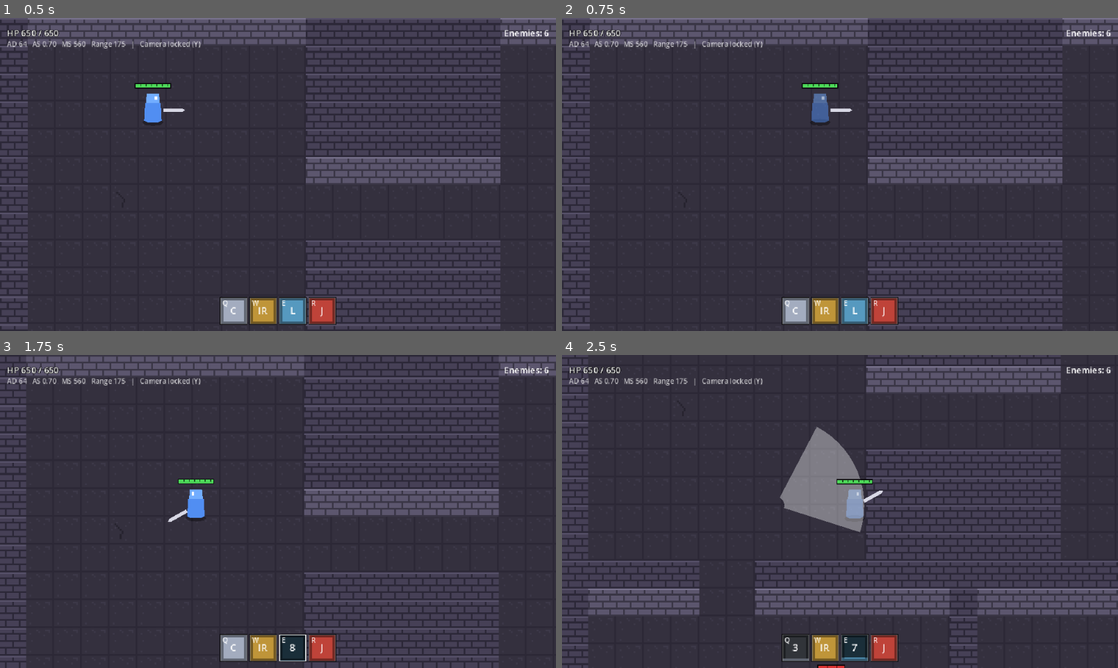
Above: before the commit, frames 1-4 (two rows, left to right).
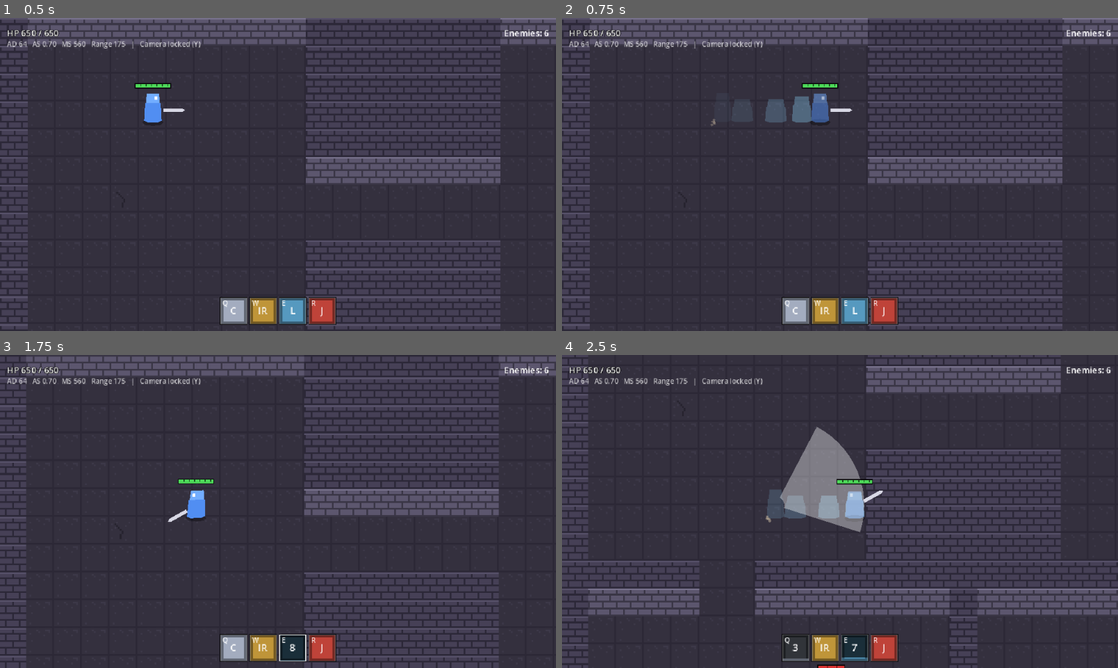
Above: after the commit, the same moments.

Repository: RyanAndrewsJR/uhgame
Game: Godot game, scene res://scenes/main.tscn
The game is run twice, just before and just after one commit, with the same random seed, the same clock (stepped at 60 frames per second) and the same inputs.
Inputs (mouse positions are in pixels of both pictures, inside the frame that each line leads up to):
- Up to frame 1 (0.5 s): no input
- Up to frame 2 (0.75 s): tap Enter at 0.5 s; move the mouse to (962, 158) at 0.52 s; hold D (move_right) from 0.53 s (still down); tap Space (dash) at 0.6 s
- Up to frame 3 (1.75 s): move the mouse to (166, 527) at 1.27 s; release D (move_right) at 1.28 s; hold S (move_down) from 1.28 s (still down); tap E (ability_e) at 1.35 s; tap Space (dash) at 1.55 s
- Up to frame 4 (2.5 s): move the mouse to (895, 442) at 2.02 s; release S (move_down) at 2.03 s; hold D (move_right) from 2.03 s (still down); tap Q (ability_q) at 2.1 s; tap Space (dash) at 2.3 s

Frame 1 is identical in both runs. In frame 2, 0.5% of the frame differs, in the area x 26-48%, y 24-35%; in frame 3, less than 0.1%; in frame 4, 1.0%, in the area x 36-55%, y 42-54%.

Commit message:
added basic movement feedback. Movement v0.1

Diff:
--- a/game/scenes/enemies/slime.tscn
+++ b/game/scenes/enemies/slime.tscn
@@ -7,6 +7,7 @@
 [ext_resource type="Script" path="res://scripts/components/auto_attack_component.gd" id="5_attack"]
 [ext_resource type="Resource" path="res://data/units/slime.tres" id="6_stats"]
 [ext_resource type="Script" path="res://scripts/ui/health_bar.gd" id="7_bar"]
+[ext_resource type="Script" path="res://scripts/vfx/movement_vfx_component.gd" id="8_movement_vfx"]
 
 [sub_resource type="CircleShape2D" id="CircleShape2D_body"]
 radius = 14.0
@@ -80,3 +81,8 @@
 position = Vector2(0, -32)
 script = ExtResource("7_bar")
 width = 30.0
+
+[node name="MovementVFXComponent" type="Node2D" parent="."]
+script = ExtResource("8_movement_vfx")
+walk_bob_px = 0.0
+reversal_dust = false
--- a/game/scenes/player/player.tscn
+++ b/game/scenes/player/player.tscn
@@ -14,6 +14,7 @@
 [ext_resource type="Resource" path="res://data/abilities/knight_r_judgement.tres" id="13_r"]
 [ext_resource type="Script" path="res://scripts/player/player_input.gd" id="14_input"]
 [ext_resource type="Script" path="res://scripts/components/dash_component.gd" id="15_dash"]
+[ext_resource type="Script" path="res://scripts/vfx/movement_vfx_component.gd" id="16_movement_vfx"]
 
 [sub_resource type="CircleShape2D" id="CircleShape2D_body"]
 radius = 11.0
@@ -96,3 +97,6 @@
 script = ExtResource("8_bar")
 width = 40.0
 fill_color = Color(0.3, 0.85, 0.35, 1)
+
+[node name="MovementVFXComponent" type="Node2D" parent="."]
+script = ExtResource("16_movement_vfx")
--- /dev/null
+++ b/game/scripts/vfx/movement_vfx_component.gd
@@ -0,0 +1,485 @@
+class_name MovementVFXComponent
+extends Node2D
+## Movement feedback for a Unit (docs/MOVEMENT.md, Feel pass F3).
+## VFX only: never changes gameplay state.
+##
+## - Dash (DashComponent signals): the Body stretches along the dash, then
+##   squashes when the dash ends; afterimages; a dust puff at the start.
+## - Walking: a small bob whose rate follows the walking speed, and a dust
+##   puff on a sharp reversal.
+## - Any other displacement (knockback, Lunge): the Body stretches along
+##   the push, scaled by the current speed.
+##
+## How the Body is deformed: only while the frame is drawn. The deformation
+## is applied on RenderingServer.frame_pre_draw and undone on
+## frame_post_draw, so game code that sets body.scale / body.position (the
+## walk flip, the slime squash, death tweens) never sees it and nothing
+## fights over the Body. While enabled, the Body's own physics interpolation
+## is off so the deformation shows in full; the unit itself is still
+## interpolated, so movement stays smooth (F1).
+##
+## Works on any Body: the deformation is a transform, and afterimages are
+## copies of the Body (Polygon2D placeholders today, 8-direction sprites
+## later). Put it last among the unit's children so it reads this physics
+## frame's movement.
+
+const AFTERIMAGE_SHADER_CODE := """
+shader_type canvas_item;
+uniform vec4 tint : source_color = vec4(1.0);
+void fragment() {
+	COLOR = vec4(tint.rgb, COLOR.a * tint.a);
+}
+"""
+## Tiny y offsets (px) so y-sorting draws spawned effects behind the unit,
+## and afterimages behind the dust.
+const DUST_SORT_OFFSET := 0.01
+const AFTERIMAGE_SORT_OFFSET := 0.02
+
+## Off = no effects at all and the Body looks exactly as without this node.
+@export var enabled: bool = true:
+	set(value):
+		enabled = value
+		if is_node_ready():
+			_apply_enabled()
+
+## Point the Body stretches and squashes around, in the unit's space.
+## (0, 0) = the feet, so the feet stay on the shadow.
+@export var deform_pivot: Vector2 = Vector2.ZERO
+
+@export_group("Dash")
+## Body scale along × across the dash direction at the start of a dash.
+@export var dash_stretch: Vector2 = Vector2(1.25, 0.8)
+## Seconds the full stretch holds.
+@export var dash_stretch_time: float = 0.06
+## Seconds to ease back from the stretch.
+@export var dash_stretch_return_time: float = 0.08
+## Body scale along × across the dash direction when the dash ends.
+@export var dash_squash: Vector2 = Vector2(0.9, 1.1)
+## Seconds the full squash holds.
+@export var dash_squash_time: float = 0.05
+## Seconds to ease back from the squash.
+@export var dash_squash_return_time: float = 0.08
+## Afterimages per dash (the first one at the start point). 0 = none.
+@export_range(0, 10) var afterimage_count: int = 4
+## Seconds between afterimages.
+@export var afterimage_interval: float = 0.03
+## Seconds for an afterimage to fade out.
+@export var afterimage_fade_time: float = 0.15
+## Afterimage color. Alpha = starting opacity.
+@export var afterimage_color: Color = Color(0.55, 0.85, 1.0, 0.5)
+## true: afterimages are flat silhouettes in afterimage_color.
+## false: tinted copies of the Body.
+@export var afterimage_silhouette: bool = true
+## Dust puff behind the unit when a dash starts.
+@export var dash_dust: bool = true
+
+@export_group("Walking")
+## Bob height in px while walking. 0 = no bob from this node.
+@export var walk_bob_px: float = 1.0
+## Distance walked per bob, in px. The bob rate follows the walking speed.
+@export var walk_bob_stride_px: float = 40.0
+## true: this bob replaces the Body's own bob (player.gd's 2 px bob) while
+## enabled. false: it's added on top.
+@export var replace_existing_bob: bool = true
+## Dust puff when the walking direction turns sharply.
+@export var reversal_dust: bool = true
+## A turn sharper than this (degrees) counts as a reversal.
+@export_range(90.0, 180.0) var reversal_angle_deg: float = 135.0
+## The old direction must have reached this speed (px/s).
+@export var reversal_min_speed_px: float = 90.0
+## A reversal still counts if the old direction was walked this recently
+## (seconds), so letting go and pressing the other way counts too.
+@export var reversal_memory_time: float = 0.1
+## Minimum seconds between reversal puffs.
+@export var reversal_cooldown: float = 0.15
+
+@export_group("Displacement")
+## Stretch along any displacement that isn't this unit's own dash
+## (knockback, pulls, Lunge).
+@export var displaced_stretch: bool = true
+## Stretch per px/s of speed (0.0005: 400 px/s → 1.2). Across = 1 / along.
+@export var displaced_stretch_per_speed: float = 0.0005
+## Largest stretch along the push.
+@export var displaced_stretch_max: float = 1.3
+
+@export_group("Dust")
+@export var dust_color: Color = Color(0.8, 0.74, 0.64, 0.75)
+## Specks per puff.
+@export_range(1, 16) var dust_count: int = 6
+## Speck radius in px.
+@export var dust_size_px: float = 2.5
+## How far the specks fly, in px.
+@export var dust_distance_px: float = 14.0
+## Spread of the specks around their direction, in degrees.
+@export var dust_spread_deg: float = 80.0
+## Seconds a speck lives.
+@export var dust_duration: float = 0.3
+## Vertical squash of the dust's motion, so it stays on the floor in the
+## 3/4 view.
+@export var dust_y_scale: float = 0.5
+
+static var _afterimage_shader: Shader
+
+var unit: Unit
+var body: Node2D
+var movement: MovementComponent
+## Optional: only units that dash have one.
+var dash: DashComponent
+
+var _hooked: bool = false
+var _saved_interpolation_mode: Node.PhysicsInterpolationMode = Node.PHYSICS_INTERPOLATION_MODE_INHERIT
+var _saved_body_transform: Transform2D = Transform2D.IDENTITY
+var _body_changed: bool = false
+var _rng := RandomNumberGenerator.new()   # own RNG: never shifts gameplay randomness
+
+# Deformation this frame: scale along × across _deform_dir.
+var _deform_dir: Vector2 = Vector2.RIGHT
+var _deform_scale: Vector2 = Vector2.ONE
+
+# Dash
+var _dash_dir: Vector2 = Vector2.RIGHT
+var _stretch_age: float = -1.0       # < 0 = not running
+var _squash_age: float = -1.0
+var _afterimages_spawned: int = 0
+var _afterimage_clock: float = 0.0
+var _last_physics_position: Vector2 = Vector2.ZERO
+
+# Walking
+var _walk_speed_px: float = 0.0
+var _bob_phase: float = 0.0
+var _bob_offset: float = 0.0
+var _last_walk_dir: Vector2 = Vector2.ZERO
+var _run_peak_speed_px: float = 0.0   # top speed in the current direction
+var _since_walked: float = INF
+var _reversal_cooldown_left: float = 0.0
+
+
+func _ready() -> void:
+	unit = get_parent() as Unit
+	assert(unit != null, "MovementVFXComponent must be a child of a Unit")
+	# Children are ready before their parent, so the Unit's @onready vars
+	# aren't set yet. Fetch the siblings directly.
+	body = unit.get_node("Body") as Node2D
+	movement = unit.get_node("MovementComponent") as MovementComponent
+	dash = unit.get_node_or_null("DashComponent") as DashComponent
+	if dash:
+		dash.dash_started.connect(_on_dash_component_dash_started)
+		dash.dash_ended.connect(_on_dash_component_dash_ended)
+	_rng.randomize()
+	_last_physics_position = unit.global_position
+	_apply_enabled()
+
+
+func _enter_tree() -> void:
+	# Re-entering the tree (e.g. the unit was moved to another parent).
+	if is_node_ready():
+		_apply_enabled()
+
+
+func _exit_tree() -> void:
+	_unhook()
+
+
+# --- Toggle ---------------------------------------------------------------------
+
+func _apply_enabled() -> void:
+	set_process(enabled)
+	set_physics_process(enabled)
+	if enabled:
+		_last_physics_position = unit.global_position
+		_hook()
+	else:
+		_unhook()
+		_reset_state()
+
+
+func _hook() -> void:
+	if _hooked:
+		return
+	_hooked = true
+	_saved_interpolation_mode = body.physics_interpolation_mode
+	body.physics_interpolation_mode = Node.PHYSICS_INTERPOLATION_MODE_OFF
+	RenderingServer.frame_pre_draw.connect(_on_frame_pre_draw)
+	RenderingServer.frame_post_draw.connect(_on_frame_post_draw)
+
+
+func _unhook() -> void:
+	if not _hooked:
+		return
+	_hooked = false
+	_restore_body()
+	RenderingServer.frame_pre_draw.disconnect(_on_frame_pre_draw)
+	RenderingServer.frame_post_draw.disconnect(_on_frame_post_draw)
+	if is_instance_valid(body):
+		body.physics_interpolation_mode = _saved_interpolation_mode
+
+
+func _reset_state() -> void:
+	_deform_scale = Vector2.ONE
+	_stretch_age = -1.0
+	_squash_age = -1.0
+	_afterimages_spawned = afterimage_count
+	_bob_phase = 0.0
+	_bob_offset = 0.0
+	_last_walk_dir = Vector2.ZERO
+	_since_walked = INF
+
+
+# --- Dash -----------------------------------------------------------------------
+
+func _on_dash_component_dash_started(direction: Vector2) -> void:
+	if not enabled:
+		return
+	_dash_dir = direction
+	_stretch_age = 0.0
+	_squash_age = -1.0
+	_afterimages_spawned = 0
+	_afterimage_clock = 0.0
+	# Emitted before the dash moves, so this is the start point.
+	if afterimage_count > 0:
+		_spawn_afterimage(unit.global_position)
+	if dash_dust:
+		_spawn_dust(unit.global_position, -direction)
+
+
+func _on_dash_component_dash_ended() -> void:
+	if not enabled:
+		return
+	_stretch_age = -1.0
+	_squash_age = 0.0
+	_afterimages_spawned = afterimage_count
+
+
+# --- Update ---------------------------------------------------------------------
+
+func _physics_process(delta: float) -> void:
+	# Where the unit was before this physics frame moved it. The screen shows
+	# the unit between that point and now (physics interpolation), so an
+	# afterimage placed here never shows up ahead of the unit.
+	var frame_start_position := _last_physics_position
+	_last_physics_position = unit.global_position
+	if not unit.is_alive():
+		return
+	_reversal_cooldown_left -= delta
+
+	# Afterimages every afterimage_interval while dashing.
+	if dash and dash.is_dashing() and _afterimages_spawned < afterimage_count:
+		_afterimage_clock += delta
+		if _afterimage_clock >= afterimage_interval * _afterimages_spawned - 0.001:
+			_spawn_afterimage(frame_start_position)
+
+	# Walking (not while displaced).
+	var dir := movement.get_move_direction()
+	var walking := dir != Vector2.ZERO and not movement.is_displaced()
+	_walk_speed_px = unit.velocity.length() if walking else 0.0
+	if not walking:
+		_since_walked += delta
+		return
+	var turned := _last_walk_dir != Vector2.ZERO and dir.dot(_last_walk_dir) < 0.999
+	if turned:
+		var sharp := dir.dot(_last_walk_dir) < cos(deg_to_rad(reversal_angle_deg)) - 0.001
+		if reversal_dust and sharp and _since_walked <= reversal_memory_time \
+				and _run_peak_speed_px >= reversal_min_speed_px and _reversal_cooldown_left <= 0.0:
+			_spawn_dust(unit.global_position, -dir)
+			_reversal_cooldown_left = reversal_cooldown
+		_run_peak_speed_px = 0.0
+	_run_peak_speed_px = maxf(_run_peak_speed_px, _walk_speed_px)
+	_last_walk_dir = dir
+	_since_walked = 0.0
+
+
+func _process(delta: float) -> void:
+	if not unit.is_alive():
+		_deform_scale = Vector2.ONE
+		return
+	_update_bob(delta)
+	_update_deform(delta)
+
+
+func _update_bob(delta: float) -> void:
+	if walk_bob_px <= 0.0:
+		_bob_offset = 0.0
+		return
+	if _walk_speed_px > 0.0:
+		_bob_phase += _walk_speed_px / maxf(walk_bob_stride_px, 1.0) * PI * delta
+		_bob_offset = -absf(sin(_bob_phase)) * walk_bob_px
+	else:
+		_bob_phase = 0.0
+		_bob_offset = move_toward(_bob_offset, 0.0, delta * 20.0)
+
+
+## Dash stretch, then the end squash; otherwise a stretch from any other
+## displacement, scaled by speed.
+func _update_deform(delta: float) -> void:
+	_deform_scale = Vector2.ONE
+	if _squash_age >= 0.0:
+		_squash_age += delta
+		var k := _envelope(_squash_age, dash_squash_time, dash_squash_return_time)
+		if k <= 0.0:
+			_squash_age = -1.0
+		else:
+			_deform_dir = _dash_dir
+			_deform_scale = Vector2.ONE.lerp(dash_squash, k)
+		return
+	if _stretch_age >= 0.0:
+		_stretch_age += delta
+		var k := _envelope(_stretch_age, dash_stretch_time, dash_stretch_return_time)
+		if k <= 0.0:
+			_stretch_age = -1.0
+		else:
+			_deform_dir = _dash_dir
+			_deform_scale = Vector2.ONE.lerp(dash_stretch, k)
+		return
+	if not displaced_stretch or not movement.is_displaced():
+		return
+	if dash and dash.is_dashing():
+		return   # The dash has its own stretch.
+	var speed := unit.velocity.length()
+	if speed < 1.0:
+		return
+	var along := minf(1.0 + speed * displaced_stretch_per_speed, maxf(displaced_stretch_max, 1.0))
+	_deform_dir = unit.velocity / speed
+	_deform_scale = Vector2(along, 1.0 / along)
+
+
+## 1 while holding, then eases out to 0 over return_time. 0 = finished.
+func _envelope(age: float, hold: float, return_time: float) -> float:
+	if age < hold:
+		return 1.0
+	var u := (age - hold) / maxf(return_time, 0.001)
+	if u >= 1.0:
+		return 0.0
+	return (1.0 - u) * (1.0 - u)
+
+
+# --- Draw-time deformation ------------------------------------------------------
+
+func _on_frame_pre_draw() -> void:
+	_body_changed = false
+	if not is_instance_valid(body) or not unit.is_alive():
+		return
+	var uses_bob := walk_bob_px > 0.0
+	if not uses_bob and _deform_scale == Vector2.ONE:
+		return
+	_saved_body_transform = body.transform
+	body.transform = _get_display_transform(_saved_body_transform)
+	_body_changed = true
+
+
+func _on_frame_post_draw() -> void:
+	_restore_body()
+
+
+func _restore_body() -> void:
+	if _body_changed and is_instance_valid(body):
+		body.transform = _saved_body_transform
+	_body_changed = false
+
+
+## The Body's transform as it should look this frame: the bob, then the
+## stretch or squash around deform_pivot.
+func _get_display_transform(base: Transform2D) -> Transform2D:
+	var t := base
+	if walk_bob_px > 0.0:
+		if replace_existing_bob:
+			t.origin.y = _bob_offset
+		else:
+			t.origin.y += _bob_offset
+	if _deform_scale != Vector2.ONE:
+		var angle := _deform_dir.angle()
+		var deform := Transform2D(angle, Vector2.ZERO) \
+			* Transform2D(0.0, _deform_scale, 0.0, Vector2.ZERO) \
+			* Transform2D(-angle, Vector2.ZERO)
+		t = Transform2D(0.0, deform_pivot) * deform * Transform2D(0.0, -deform_pivot) * t
+	return t
+
+
+# --- Spawned effects ------------------------------------------------------------
+
+## A fading copy of the Body at `pos` (the Body as it looks this frame).
+## The copy sits in a CanvasGroup, so it fades as one flat shape: the Body's
+## overlapping parts (head over torso, eyes) don't show through each other.
+func _spawn_afterimage(pos: Vector2) -> void:
+	_afterimages_spawned += 1
+	var parent := unit.get_parent() as Node2D
+	if parent == null:
+		return
+	var holder := Node2D.new()
+	holder.physics_interpolation_mode = Node.PHYSICS_INTERPOLATION_MODE_OFF
+	# Just above the feet, so y-sorting draws it behind the unit and its dust.
+	holder.position = parent.to_local(pos) - Vector2(0.0, AFTERIMAGE_SORT_OFFSET)
+	var group := CanvasGroup.new()
+	group.position = Vector2(0.0, AFTERIMAGE_SORT_OFFSET)
+	# self_modulate fades the finished shape; modulate would also fade each part.
+	group.self_modulate = Color(1.0, 1.0, 1.0, afterimage_color.a)
+	var copy := body.duplicate(0) as Node2D
+	copy.process_mode = Node.PROCESS_MODE_DISABLED   # a still frame (sprites stop animating)
+	copy.transform = _get_display_transform(body.transform)
+	if afterimage_silhouette:
+		var mat := ShaderMaterial.new()
+		mat.shader = _get_afterimage_shader()
+		mat.set_shader_parameter(&"tint", Color(afterimage_color, 1.0))
+		copy.material = mat
+		_use_parent_material(copy)
+		copy.modulate = Color.WHITE
+	else:
+		copy.modulate = Color(afterimage_color, 1.0)
+	group.add_child(copy)
+	holder.add_child(group)
+	parent.add_child(holder)
+	var tween := holder.create_tween()
+	tween.tween_property(group, "self_modulate:a", 0.0, afterimage_fade_time)
+	tween.tween_callback(holder.queue_free)
+
+
+func _use_parent_material(node: Node) -> void:
+	for child in node.get_children():
+		if child is CanvasItem:
+			(child as CanvasItem).use_parent_material = true
+		_use_parent_material(child)
+
+
+static func _get_afterimage_shader() -> Shader:
+	if _afterimage_shader == null:
+		_afterimage_shader = Shader.new()
+		_afterimage_shader.code = AFTERIMAGE_SHADER_CODE
+	return _afterimage_shader
+
+
+## A few specks of dust at `pos` flying toward `direction`, flattened onto
+## the floor.
+func _spawn_dust(pos: Vector2, direction: Vector2) -> void:
+	var parent := unit.get_parent() as Node2D
+	if parent == null or direction == Vector2.ZERO:
+		return
+	var puff := Node2D.new()
+	puff.physics_interpolation_mode = Node.PHYSICS_INTERPOLATION_MODE_OFF
+	# Just above the feet, so y-sorting draws it behind the unit.
+	puff.position = parent.to_local(pos) - Vector2(0.0, DUST_SORT_OFFSET)
+	parent.add_child(puff)
+	var base_angle := direction.angle()
+	var spread := deg_to_rad(dust_spread_deg) * 0.5
+	var tween := puff.create_tween().set_parallel(true)
+	for i in dust_count:
+		var speck := Polygon2D.new()
+		speck.polygon = _circle(dust_size_px * _rng.randf_range(0.7, 1.2))
+		speck.color = dust_color
+		var way := Vector2.from_angle(base_angle + _rng.randf_range(-spread, spread))
+		way.y *= dust_y_scale
+		var start := way * dust_distance_px * 0.15 + Vector2(0.0, DUST_SORT_OFFSET)
+		speck.position = start
+		puff.add_child(speck)
+		var life := dust_duration * _rng.randf_range(0.7, 1.0)
+		var end := start + way * dust_distance_px * _rng.randf_range(0.6, 1.0)
+		tween.tween_property(speck, "position", end, life).set_ease(Tween.EASE_OUT).set_trans(Tween.TRANS_QUAD)
+		tween.tween_property(speck, "scale", Vector2.ONE * 0.3, life).set_ease(Tween.EASE_IN)
+		tween.tween_property(speck, "modulate:a", 0.0, life).set_ease(Tween.EASE_IN)
+	tween.chain().tween_callback(puff.queue_free)
+
+
+static func _circle(radius: float) -> PackedVector2Array:
+	var pts := PackedVector2Array()
+	for i in 8:
+		var a := TAU * i / 8.0
+		pts.append(Vector2(cos(a), sin(a)) * radius)
+	return pts
Not shown, added: game/scripts/vfx/movement_vfx_component.gd.uid
Not shown, changed: CLAUDE.md
Not shown, changed: docs/DECISIONS.md
Not shown, changed: docs/MOVEMENT.md
